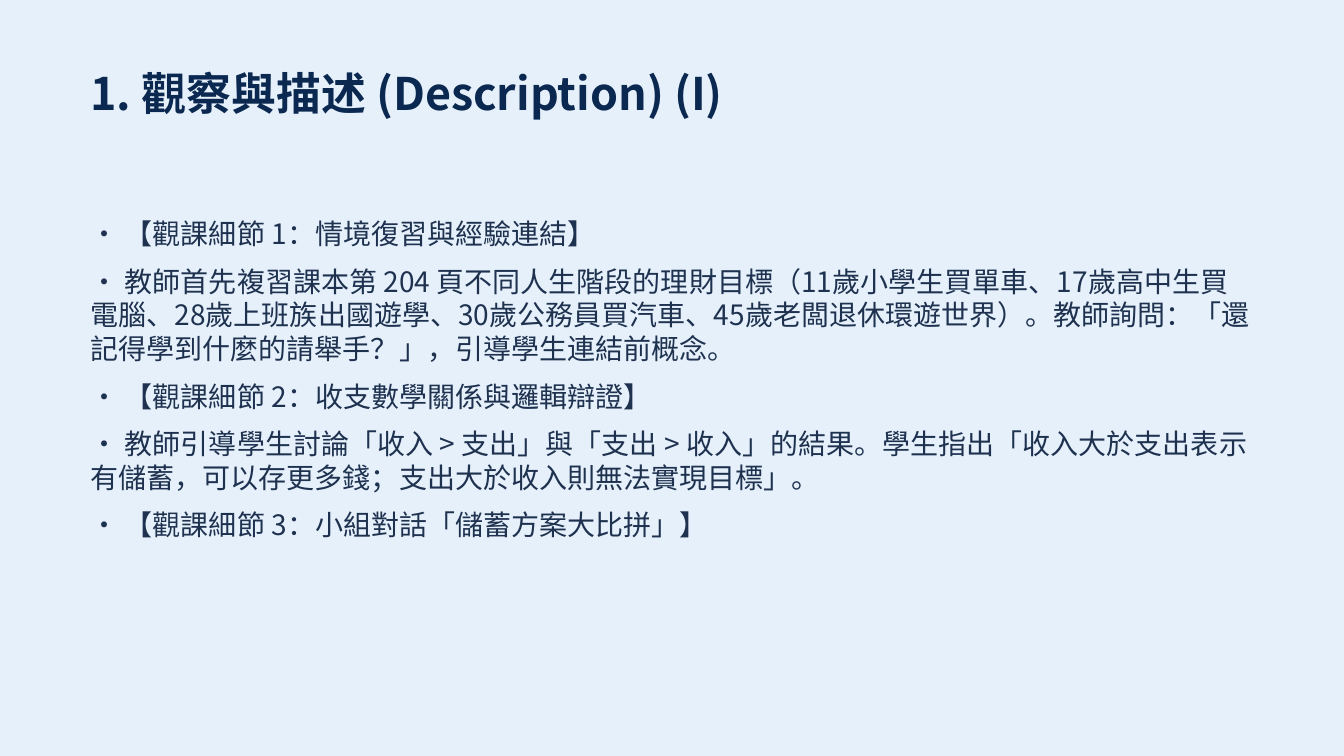
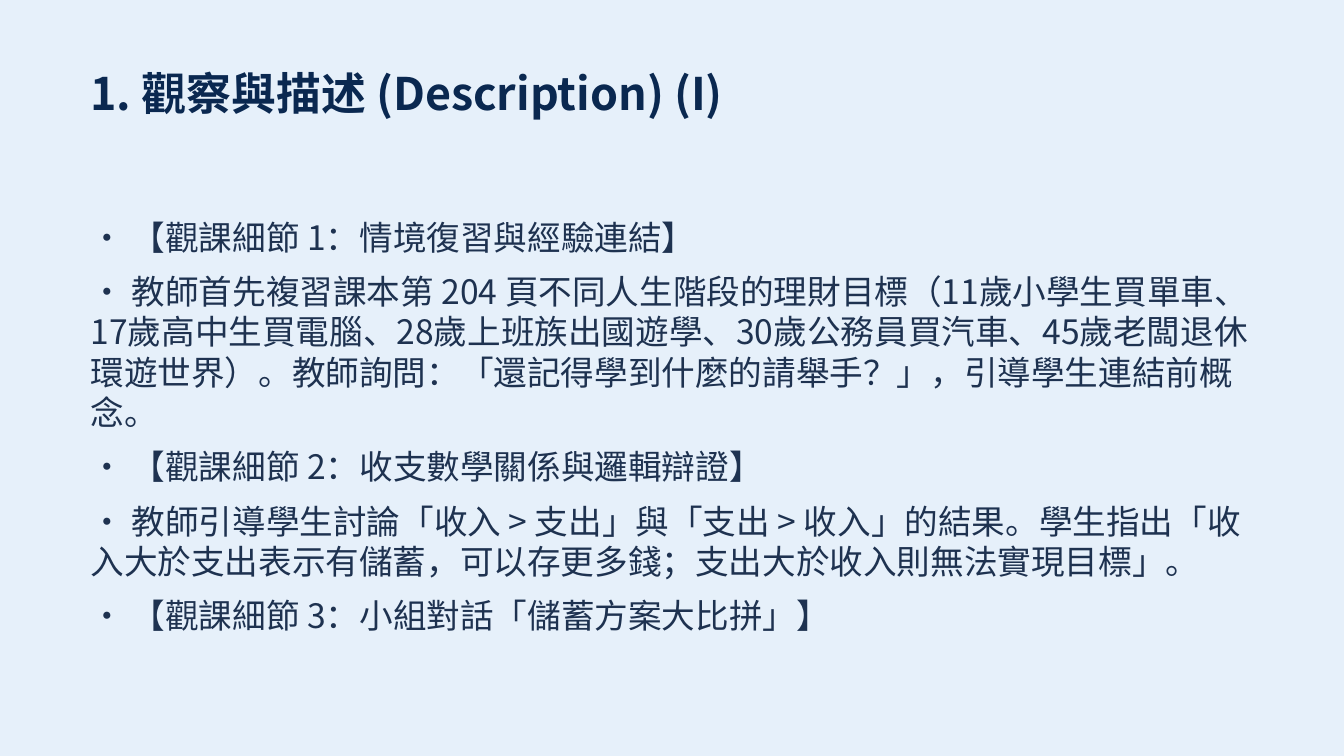
Before and after one commit to sspsapin5566/slc-5th-grade-social-study, a slide deck: slide 5 of output/slides.pptx. Drawn at 1344x756 pixels with LibreOffice and Linux fonts; fonts in the diff are those of the drawing. Boxes give left, top, right and bottom in pixels: in the first picture for what was removed or moved away, otherwise in the second. Text is boxed around its words. In the diff, an @@ line names an element or a change of style, - is before the commit and + after.

```diff
--- a/output/slides.pptx
+++ b/output/slides.pptx
@@ text "• 【觀課細節 1：情境復習與經驗連結】" at [91, 221, 1248, 631]: size 20 to 24 pt @@
```
Also in this commit, not shown: 5 other slides changed, 3 other files.
